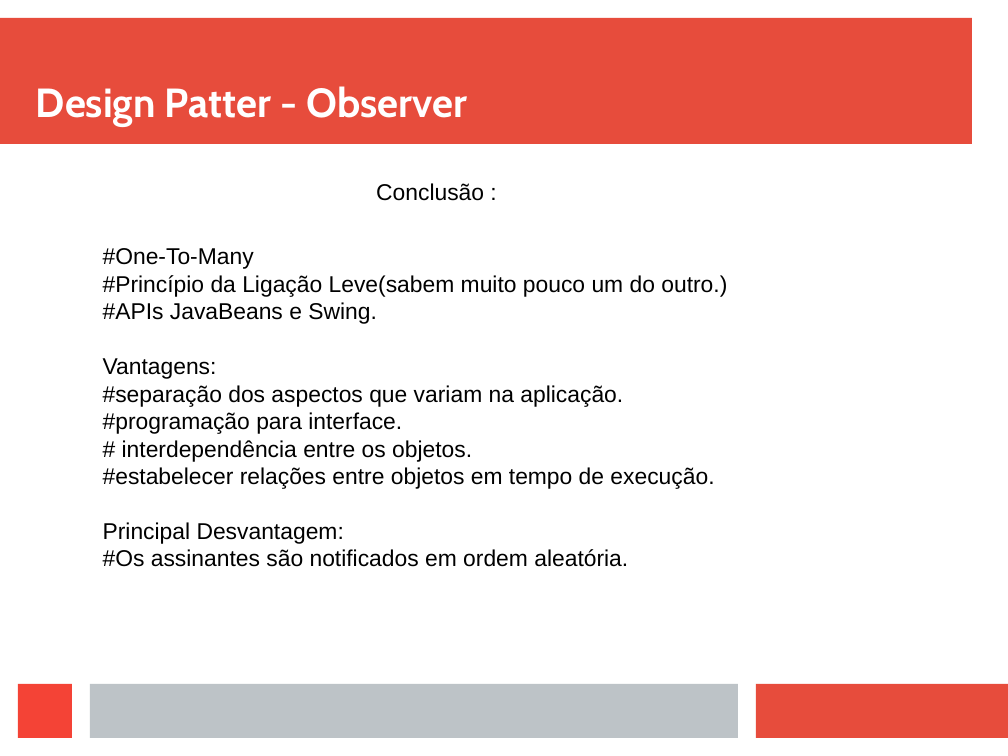
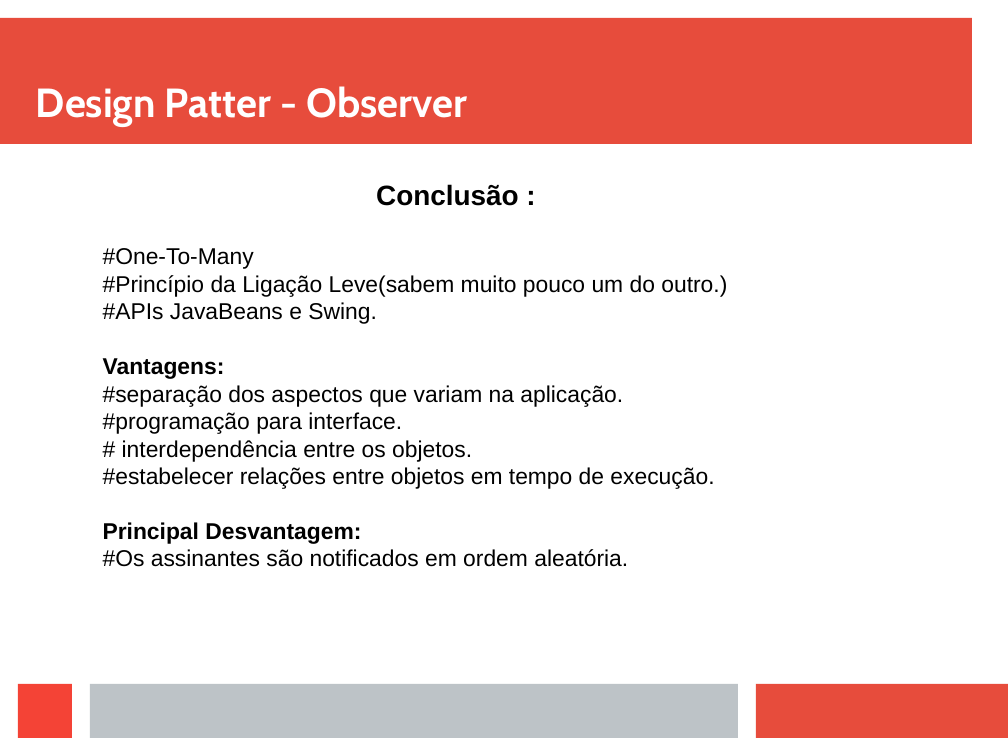
Before and after one commit to viniciusFortti/test, a slide deck: slide 16 of Apresentação/ApresentaçãoTerceiraSemana.odp. Drawn at 1008x756 pixels with LibreOffice and Linux fonts; fonts in the diff are those of the drawing. Boxes give left, top, right and bottom in pixels: in the first picture for what was removed or moved away, otherwise in the second. Text is boxed around its words. In the diff, an @@ line names an element or a change of style, - is before the commit and + after.

```diff
--- a/Apresentação/ApresentaçãoTerceiraSemana.odp
+++ b/Apresentação/ApresentaçãoTerceiraSemana.odp
@@ text "Conclusão :" at (x1=376, y1=184, x2=518, y2=206): size 18 to 22 pt, bold on @@
@@ text at (x1=103, y1=358, x2=361, y2=544): bold on in "Vantagens:", "Principal Desvantagem:" @@
```
Also in this commit, not shown: 2 slides added, 1 other file.
